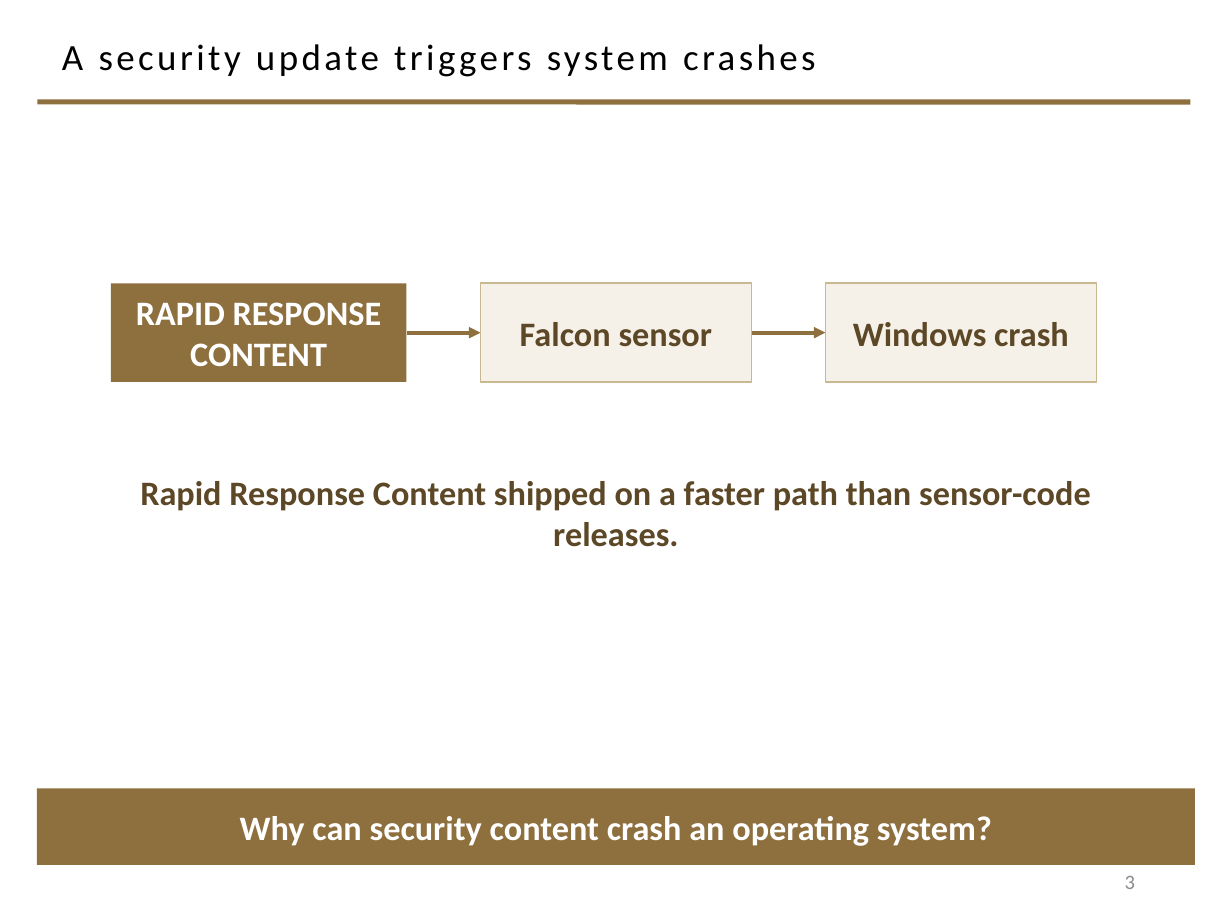
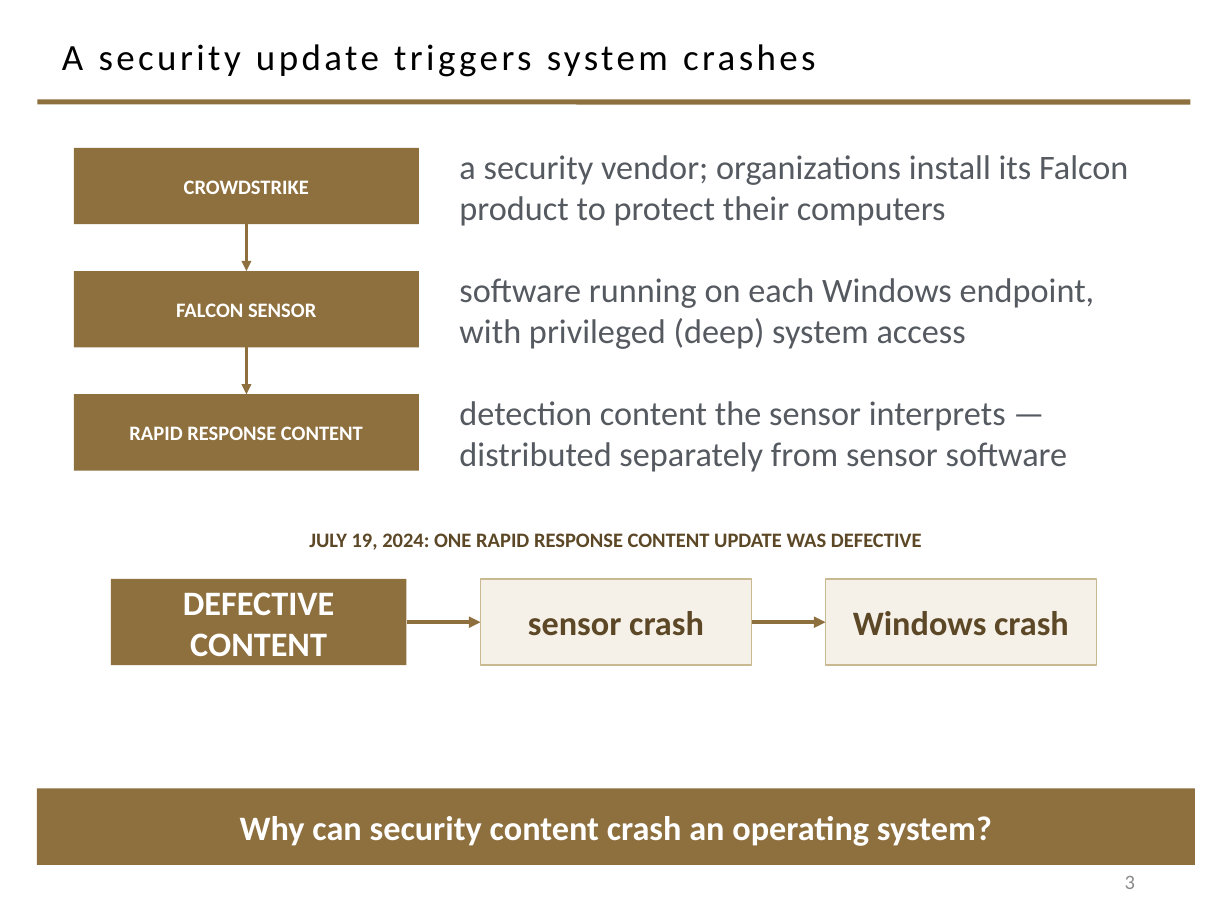
Before and after one commit to davisjam/model-based-agentic-software-engineering, a slide deck: slide 3 of book/_design/2-4-redux-build/2-4-redux-WIP.pptx. Drawn at 1232x924 pixels with LibreOffice and Linux fonts; fonts in the diff are those of the drawing; background and template pictures are left out. Boxes give left, top, right and bottom in pixels: in the first picture for what was removed or moved away, otherwise in the second. Text is boxed around its words. In the diff, an @@ line names an element or a change of style, - is before the commit and + after.

```diff
--- a/book/_design/2-4-redux-build/2-4-redux-WIP.pptx
+++ b/book/_design/2-4-redux-build/2-4-redux-WIP.pptx
@@ rectangle added at box(74, 148, 419, 224), fill #8E6F3E, 12 pt, text #FFFFFF, bold @@
+CROWDSTRIKE
@@ text added at box(459, 155, 1128, 226), 20 pt, text #555960 @@
+a security vendor; organizations install its Falcon product to protect their computers
@@ arrow added from (246, 224) to (246, 271), #8E6F3E 1.5 pt @@
@@ rectangle added at box(74, 271, 419, 347), fill #8E6F3E, 12 pt, text #FFFFFF, bold @@
+FALCON SENSOR
@@ text added at box(459, 278, 1095, 349), 20 pt, text #555960 @@
+software running on each Windows endpoint, with privileged (deep) system access
@@ arrow added from (246, 347) to (246, 394), #8E6F3E 1.5 pt @@
@@ rectangle "RAPID RESPONSE CONTENT": place and size @@
-rectangle "RAPID RESPONSE CONTENT" at box(111, 283, 407, 382)
+rectangle "RAPID RESPONSE CONTENT" at box(74, 394, 419, 471)
@@ rectangle "RAPID RESPONSE CONTENT" at box(74, 394, 419, 471): size 20 to 12 pt @@
@@ text added at box(459, 401, 1068, 472), 20 pt, text #555960 @@
+detection content the sensor interprets — distributed separately from sensor software
@@ text at box(309, 533, 922, 550): text changed; size 20 to 12 pt @@
-Rapid Response Content shipped on a faster path than sensor-code releases.
+JULY 19, 2024: ONE RAPID RESPONSE CONTENT UPDATE WAS DEFECTIVE
@@ rectangle added at box(111, 579, 407, 665), fill #8E6F3E, 20 pt, text #FFFFFF, bold @@
+DEFECTIVE CONTENT
@@ rectangle "sensor crash": place and size @@
-rectangle "sensor crash" at box(480, 283, 752, 382)
+rectangle "sensor crash" at box(480, 579, 752, 665)
@@ rectangle "Windows crash": place and size @@
-rectangle "Windows crash" at box(825, 283, 1096, 382)
+rectangle "Windows crash" at box(825, 579, 1096, 665)
@@ arrow moved from (407, 333) - (480, 333) to (407, 622) - (480, 622) @@
@@ text in rectangle at box(528, 611, 704, 636): text changed @@
-Falcon sensor
+sensor crash
@@ arrow moved from (752, 333) - (825, 333) to (752, 622) - (825, 622) @@
```
Also in this commit, not shown: 11 other slides changed, 2 other files.
